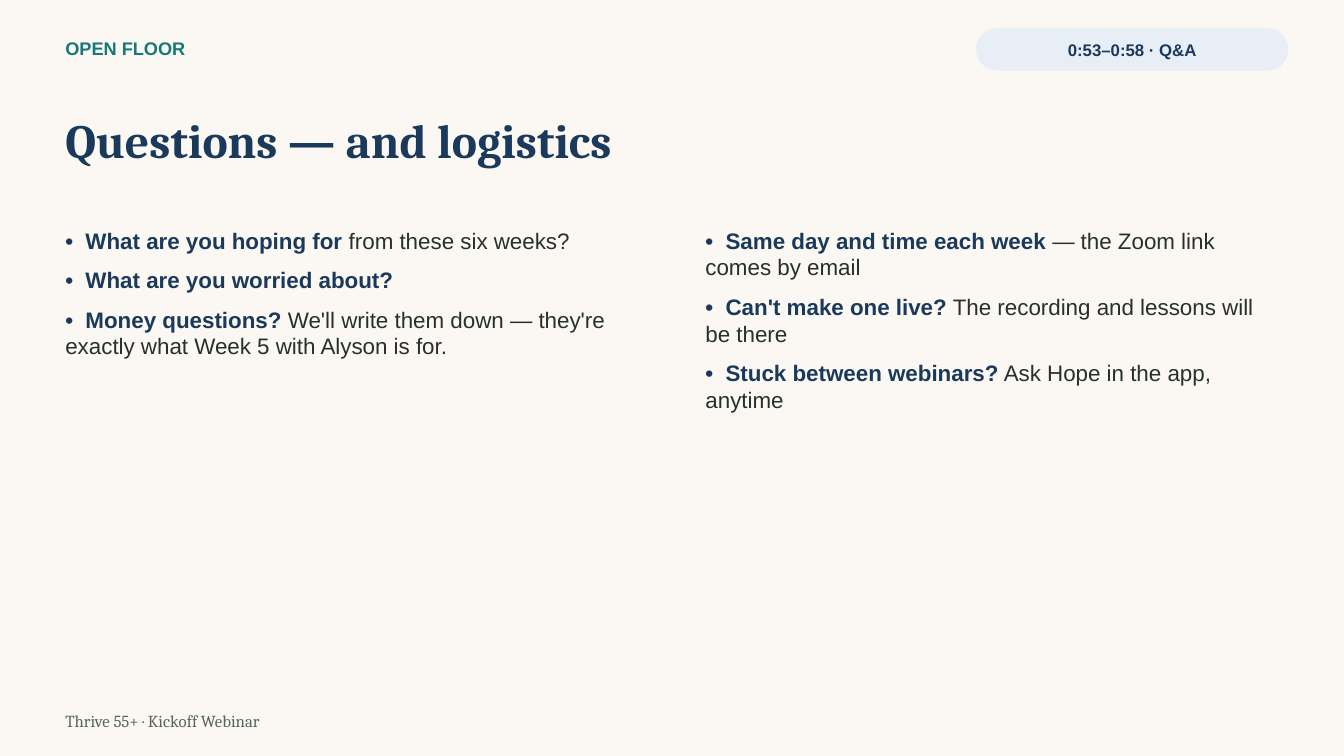
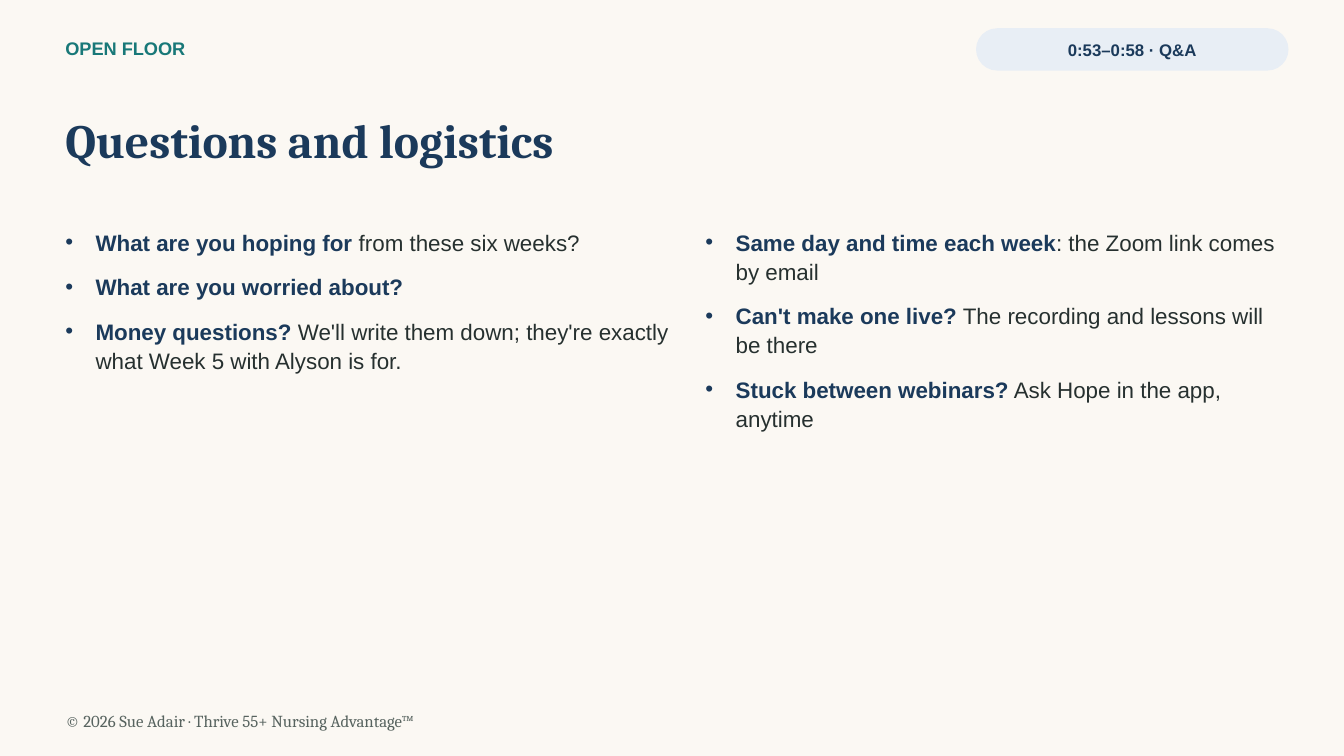
Before and after one commit to MissTully/Thrive-55, a slide deck: slide 16 of webinars/Thrive55_Week0_Kickoff_Zoom.pptx. Drawn at 1344x756 pixels with LibreOffice and Linux fonts; fonts in the diff are those of the drawing. Boxes give left, top, right and bottom in pixels: in the first picture for what was removed or moved away, otherwise in the second. Text is boxed around its words. In the diff, an @@ line names an element or a change of style, - is before the commit and + after.

```diff
--- a/webinars/Thrive55_Week0_Kickoff_Zoom.pptx
+++ b/webinars/Thrive55_Week0_Kickoff_Zoom.pptx
@@ text at (65,125,553,168): text changed @@
-Questions — and logistics
+Questions and logistics
@@ text at (96,234,669,374): text changed @@
-• What are you hoping for from these six weeks?
-• What are you worried about?
-• Money questions? We'll write them down — they're exactly what Week 5 with Alyson is for.
+• What are you hoping for from these six weeks?
+• What are you worried about?
+• Money questions? We'll write them down; they're exactly what Week 5 with Alyson is for.
@@ text at (736,234,1275,432): text changed @@
-• Same day and time each week — the Zoom link comes by email
-• Can't make one live? The recording and lessons will be there
-• Stuck between webinars? Ask Hope in the app, anytime
+• Same day and time each week: the Zoom link comes by email
+• Can't make one live? The recording and lessons will be there
+• Stuck between webinars? Ask Hope in the app, anytime
@@ text at (83,715,414,731): text changed @@
-Thrive 55+ · Kickoff Webinar
+© 2026 Sue Adair · Thrive 55+ Nursing Advantage™
```
Also in this commit, not shown: 16 other slides changed.
